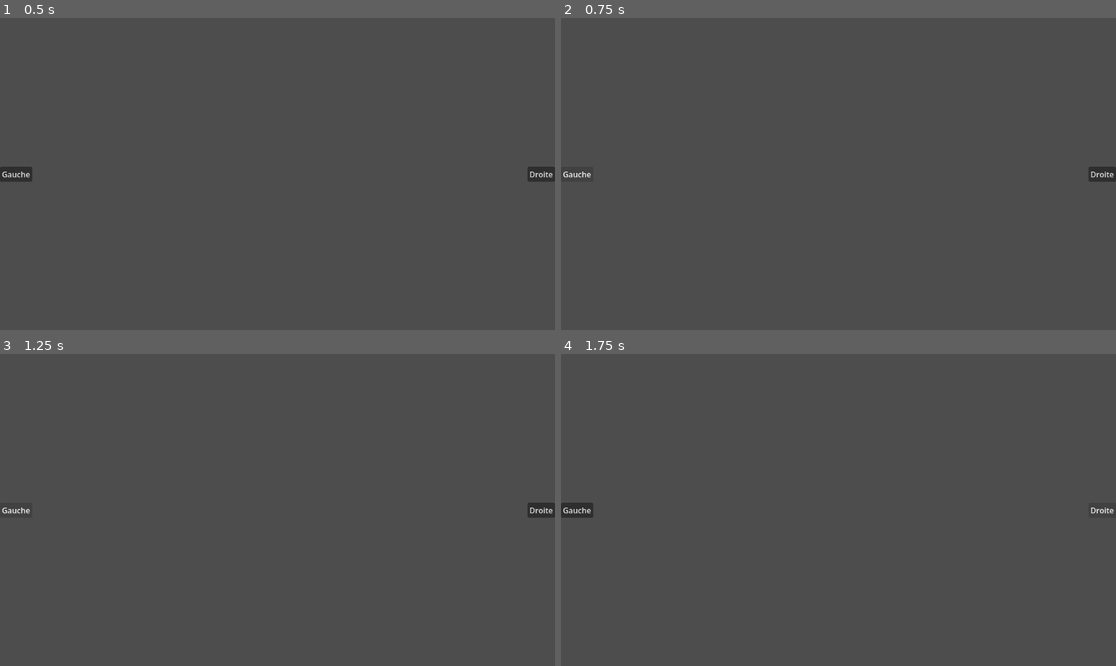
Above: before the commit, frames 1-4 (two rows, left to right).
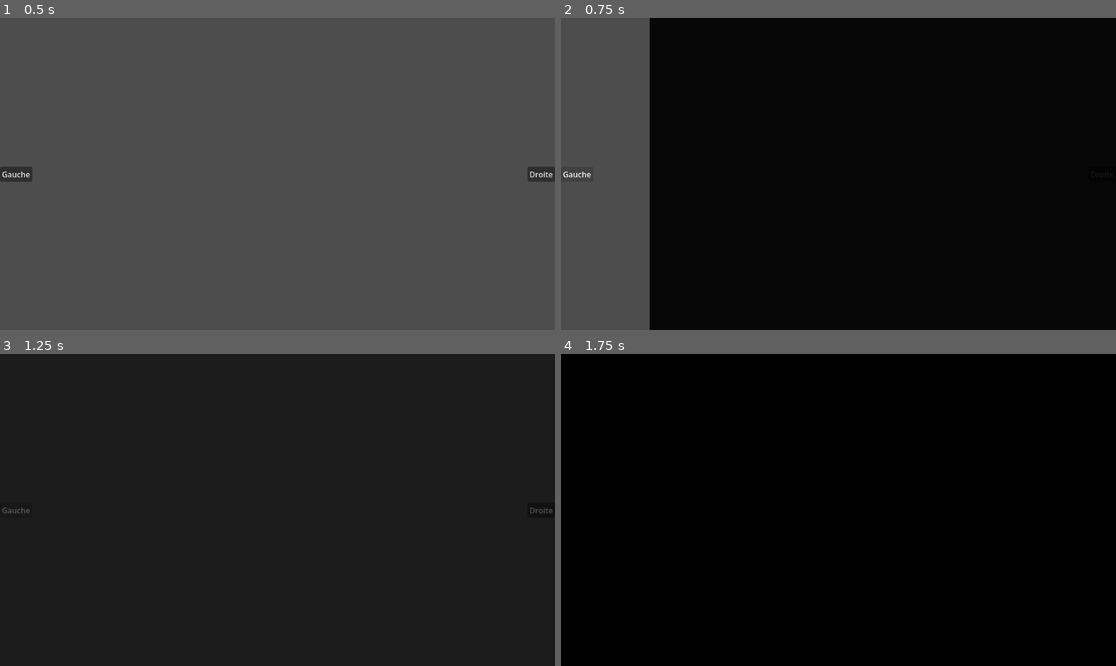
Above: after the commit, the same moments.

Repository: JasonJ13/GGJ2026
Game: Godot game, scene res://Scenes/App.tscn
Same seed, same stepped clock (60 frames per second), same inputs: the game is played once before the commit and once after it. The project has no main scene, so this scene is started directly.
Inputs:
- Up to frame 1 (0.5 s): no input
- Up to frame 2 (0.75 s): click "Gauche" at 0.5 s
- Up to frame 3 (1.25 s): no input
- Up to frame 4 (1.75 s): click "Droite" at 1.25 s

Frame 1 is identical in both runs. In frame 2, 84% of the frame differs, in the area x 16-100%, y 0-100%; in frame 3, 100%, in the area x 0-100%, y 0-100%; in frame 4, 100%.

Commit message:
Transition

Diff:
--- a/Scenes/App.tscn
+++ b/Scenes/App.tscn
@@ -2,6 +2,223 @@
 
 [ext_resource type="Script" uid="uid://3vkkdkpvex2c" path="res://Scripts/App.gd" id="1_lp4n7"]
 [ext_resource type="PackedScene" uid="uid://bdgoyj2g1b5er" path="res://Scenes/Player.tscn" id="2_pqvxe"]
+
+[sub_resource type="AnimationNodeAnimation" id="AnimationNodeAnimation_pqvxe"]
+animation = &"FadeIn"
+
+[sub_resource type="AnimationNodeAnimation" id="AnimationNodeAnimation_tcqga"]
+animation = &"FadeOutToLeft"
+
+[sub_resource type="AnimationNodeAnimation" id="AnimationNodeAnimation_r41ji"]
+animation = &"FadeOutToRight"
+
+[sub_resource type="AnimationNodeAnimation" id="AnimationNodeAnimation_3anhv"]
+animation = &"RESET"
+
+[sub_resource type="AnimationNodeStateMachineTransition" id="AnimationNodeStateMachineTransition_r41ji"]
+advance_mode = 2
+
+[sub_resource type="AnimationNodeStateMachineTransition" id="AnimationNodeStateMachineTransition_lbrif"]
+
+[sub_resource type="AnimationNodeStateMachineTransition" id="AnimationNodeStateMachineTransition_sg4pn"]
+
+[sub_resource type="AnimationNodeStateMachineTransition" id="AnimationNodeStateMachineTransition_tcqga"]
+switch_mode = 2
+advance_mode = 2
+
+[sub_resource type="AnimationNodeStateMachineTransition" id="AnimationNodeStateMachineTransition_3anhv"]
+switch_mode = 2
+advance_mode = 2
+
+[sub_resource type="AnimationNodeStateMachineTransition" id="AnimationNodeStateMachineTransition_330lp"]
+switch_mode = 2
+advance_mode = 2
+
+[sub_resource type="AnimationNodeStateMachine" id="AnimationNodeStateMachine_pqvxe"]
+states/FadeIn/node = SubResource("AnimationNodeAnimation_pqvxe")
+states/FadeIn/position = Vector2(600.4746, 99.945045)
+states/FadeOutToLeft/node = SubResource("AnimationNodeAnimation_tcqga")
+states/FadeOutToLeft/position = Vector2(480.27948, 174.68597)
+states/FadeOutToRight/node = SubResource("AnimationNodeAnimation_r41ji")
+states/FadeOutToRight/position = Vector2(480.2795, 19.7372)
+states/RESET/node = SubResource("AnimationNodeAnimation_3anhv")
+states/RESET/position = Vector2(362.0746, 100.832)
+transitions = ["Start", "RESET", SubResource("AnimationNodeStateMachineTransition_r41ji"), "RESET", "FadeOutToLeft", SubResource("AnimationNodeStateMachineTransition_lbrif"), "RESET", "FadeOutToRight", SubResource("AnimationNodeStateMachineTransition_sg4pn"), "FadeOutToRight", "FadeIn", SubResource("AnimationNodeStateMachineTransition_tcqga"), "FadeOutToLeft", "FadeIn", SubResource("AnimationNodeStateMachineTransition_3anhv"), "FadeIn", "RESET", SubResource("AnimationNodeStateMachineTransition_330lp")]
+graph_offset = Vector2(116.07456, 3.9672985)
+
+[sub_resource type="Animation" id="Animation_tcqga"]
+resource_name = "FadeIn"
+length = 0.5
+tracks/0/type = "value"
+tracks/0/imported = false
+tracks/0/enabled = true
+tracks/0/path = NodePath("ColorRect:color")
+tracks/0/interp = 1
+tracks/0/loop_wrap = true
+tracks/0/keys = {
+"times": PackedFloat32Array(0, 0.2, 0.5),
+"transitions": PackedFloat32Array(1, 2, 1),
+"update": 0,
+"values": [Color(0, 0, 0, 1), Color(0, 0, 0, 1), Color(0, 0, 0, 0)]
+}
+tracks/1/type = "value"
+tracks/1/imported = false
+tracks/1/enabled = true
+tracks/1/path = NodePath("ColorRect:mouse_filter")
+tracks/1/interp = 1
+tracks/1/loop_wrap = true
+tracks/1/keys = {
+"times": PackedFloat32Array(0, 0.3),
+"transitions": PackedFloat32Array(1, 1),
+"update": 1,
+"values": [0, 2]
+}
+tracks/2/type = "method"
+tracks/2/imported = false
+tracks/2/enabled = true
+tracks/2/path = NodePath(".")
+tracks/2/interp = 1
+tracks/2/loop_wrap = true
+tracks/2/keys = {
+"times": PackedFloat32Array(0.3),
+"transitions": PackedFloat32Array(1),
+"values": [{
+"args": [],
+"method": &"new_room"
+}]
+}
+
+[sub_resource type="Animation" id="Animation_3anhv"]
+resource_name = "FadeOut"
+length = 0.25
+tracks/0/type = "value"
+tracks/0/imported = false
+tracks/0/enabled = true
+tracks/0/path = NodePath("ColorRect:color")
+tracks/0/interp = 1
+tracks/0/loop_wrap = true
+tracks/0/keys = {
+"times": PackedFloat32Array(0, 0.25),
+"transitions": PackedFloat32Array(1, 1),
+"update": 0,
+"values": [Color(0, 0, 0, 0), Color(0, 0, 0, 1)]
+}
+tracks/1/type = "value"
+tracks/1/imported = false
+tracks/1/enabled = true
+tracks/1/path = NodePath("ColorRect:mouse_filter")
+tracks/1/interp = 1
+tracks/1/loop_wrap = true
+tracks/1/keys = {
+"times": PackedFloat32Array(0, 0.25),
+"transitions": PackedFloat32Array(1, 1),
+"update": 1,
+"values": [0, 0]
+}
+
+[sub_resource type="Animation" id="Animation_3vx3j"]
+resource_name = "FadeOutToLeft"
+length = 0.25
+tracks/0/type = "value"
+tracks/0/imported = false
+tracks/0/enabled = true
+tracks/0/path = NodePath("ColorRect:color")
+tracks/0/interp = 1
+tracks/0/loop_wrap = true
+tracks/0/keys = {
+"times": PackedFloat32Array(0, 0.25),
+"transitions": PackedFloat32Array(0.5, 2),
+"update": 0,
+"values": [Color(0, 0, 0, 0.39215687), Color(0, 0, 0, 1)]
+}
+tracks/1/type = "value"
+tracks/1/imported = false
+tracks/1/enabled = true
+tracks/1/path = NodePath("ColorRect:position")
+tracks/1/interp = 1
+tracks/1/loop_wrap = true
+tracks/1/keys = {
+"times": PackedFloat32Array(0, 0.25),
+"transitions": PackedFloat32Array(0.5, 2),
+"update": 0,
+"values": [Vector2(1152, 0), Vector2(0, 0)]
+}
+
+[sub_resource type="Animation" id="Animation_pqvxe"]
+resource_name = "FadeOutToRight"
+length = 0.25
+tracks/0/type = "value"
+tracks/0/imported = false
+tracks/0/enabled = true
+tracks/0/path = NodePath("ColorRect:color")
+tracks/0/interp = 1
+tracks/0/loop_wrap = true
+tracks/0/keys = {
+"times": PackedFloat32Array(0, 0.25),
+"transitions": PackedFloat32Array(0.5, 2),
+"update": 0,
+"values": [Color(0, 0, 0, 0.39215687), Color(0, 0, 0, 1)]
+}
+tracks/1/type = "value"
+tracks/1/imported = false
+tracks/1/enabled = true
+tracks/1/path = NodePath("ColorRect:position")
+tracks/1/interp = 1
+tracks/1/loop_wrap = true
+tracks/1/keys = {
+"times": PackedFloat32Array(0, 0.25),
+"transitions": PackedFloat32Array(0.5, 2),
+"update": 0,
+"values": [Vector2(-1152, 0), Vector2(0, 0)]
+}
+
+[sub_resource type="Animation" id="Animation_r41ji"]
+length = 0.001
+tracks/0/type = "value"
+tracks/0/imported = false
+tracks/0/enabled = true
+tracks/0/path = NodePath("ColorRect:color")
+tracks/0/interp = 1
+tracks/0/loop_wrap = true
+tracks/0/keys = {
+"times": PackedFloat32Array(0),
+"transitions": PackedFloat32Array(1),
+"update": 0,
+"values": [Color(0, 0, 0, 0)]
+}
+tracks/1/type = "value"
+tracks/1/imported = false
+tracks/1/enabled = true
+tracks/1/path = NodePath("ColorRect:mouse_filter")
+tracks/1/interp = 1
+tracks/1/loop_wrap = true
+tracks/1/keys = {
+"times": PackedFloat32Array(0),
+"transitions": PackedFloat32Array(1),
+"update": 1,
+"values": [2]
+}
+tracks/2/type = "value"
+tracks/2/imported = false
+tracks/2/enabled = true
+tracks/2/path = NodePath("ColorRect:position")
+tracks/2/interp = 1
+tracks/2/loop_wrap = true
+tracks/2/keys = {
+"times": PackedFloat32Array(0),
+"transitions": PackedFloat32Array(1),
+"update": 0,
+"values": [Vector2(0, 0)]
+}
+
+[sub_resource type="AnimationLibrary" id="AnimationLibrary_lbrif"]
+_data = {
+&"FadeIn": SubResource("Animation_tcqga"),
+&"FadeOut": SubResource("Animation_3anhv"),
+&"FadeOutToLeft": SubResource("Animation_3vx3j"),
+&"FadeOutToRight": SubResource("Animation_pqvxe"),
+&"RESET": SubResource("Animation_r41ji")
+}
 
 [node name="App" type="Control" unique_id=423688090]
 layout_mode = 3
@@ -15,5 +232,22 @@
 [node name="Player" parent="." unique_id=2132586905 instance=ExtResource("2_pqvxe")]
 layout_mode = 1
 
+[node name="AnimationTree" type="AnimationTree" parent="." unique_id=2088530074]
+tree_root = SubResource("AnimationNodeStateMachine_pqvxe")
+anim_player = NodePath("../AnimationPlayer")
+
+[node name="AnimationPlayer" type="AnimationPlayer" parent="." unique_id=947932303]
+libraries/ = SubResource("AnimationLibrary_lbrif")
+
+[node name="ColorRect" type="ColorRect" parent="." unique_id=1046974820]
+layout_mode = 1
+anchors_preset = 15
+anchor_right = 1.0
+anchor_bottom = 1.0
+grow_horizontal = 2
+grow_vertical = 2
+mouse_filter = 2
+color = Color(0, 0, 0, 0)
+
 [connection signal="left" from="Player" to="." method="enter_left_room"]
 [connection signal="right" from="Player" to="." method="enter_right_room"]
--- a/Scenes/Monster/Monster.tscn
+++ b/Scenes/Monster/Monster.tscn
@@ -1,9 +1,8 @@
 [gd_scene format=3 uid="uid://dhjojrg00b857"]
 
-[node name="Control" type="Control" unique_id=95873439]
+[ext_resource type="Script" uid="uid://bv2mcn8kod5w" path="res://Scripts/Monster/monster.gd" id="1_o74e3"]
+
+[node name="Monster" type="Control" unique_id=95873439]
 layout_mode = 3
-anchors_preset = 15
-anchor_right = 1.0
-anchor_bottom = 1.0
-grow_horizontal = 2
-grow_vertical = 2
+anchors_preset = 0
+script = ExtResource("1_o74e3")
--- a/Script/Player.gd
+++ b/Script/Player.gd
@@ -14,10 +14,8 @@
 
 
 func _on_left_button_pressed() -> void:
-	print("gauche")
 	left.emit()
 
 
 func _on_right_button_pressed() -> void:
-	print("droite")
 	right.emit()
--- a/Scripts/App.gd
+++ b/Scripts/App.gd
@@ -2,28 +2,61 @@
 
 @export var isdebug : bool = true
 
-var testRoom : Resource
+@onready var animationTree : AnimationTree = $AnimationTree
+@onready var animationMode = animationTree.get("parameters/playback")
 
 var currentRoom : Room
+var testRoomRess : Resource
+var onMouvement : bool = false
+
+var MonsterLocation : Room
+@export var MonsterCooldown : int
+var MonsterTimer : int
 
 # Called when the node enters the scene tree for the first time.
 func _ready() -> void:
 
 	if isdebug :
-		testRoom = preload("res://Scenes/Room/TestRoom.tscn")
+		testRoomRess = preload("res://Scenes/Room/TestRoom.tscn")
 
-		enter_room(testRoom.instantiate(), false)
+		var testRoom1 = testRoomRess.instantiate()
+		testRoom1.set_num(1)
+		var testRoom2 = testRoomRess.instantiate()
+		testRoom2.set_num(2)
+		testRoom1.set_right_room(testRoom2)
+		testRoom2.set_left_room(testRoom1)
+		var testRoom3 = testRoomRess.instantiate()
+		testRoom3.set_num(3)
+		testRoom2.set_right_room(testRoom3)
+		testRoom3.set_left_room(testRoom2)
+		var testRoom4 = testRoomRess.instantiate()
+		testRoom4.set_num(4)
+		testRoom3.set_right_room(testRoom4)
+		testRoom4.set_left_room(testRoom3)
+		testRoom4.set_right_room(testRoom1)
+		testRoom1.set_left_room(testRoom4)
+
+		enter_room(testRoom1, false)
 
 func enter_room(new_room : Room, not_first_room = true) -> void:
+	onMouvement = true
+	print(new_room)
 	if not_first_room :
 		self.remove_child(currentRoom)
 
 	currentRoom = new_room
 	add_child(currentRoom)
-	print(currentRoom)
+
+
+
 
 func enter_left_room() -> void :
+	animationMode.travel("FadeOutToLeft")
 	enter_room(currentRoom.get_left_room())
 
 func enter_right_room() -> void :
+	animationMode.travel("FadeOutToRight")
 	enter_room(currentRoom.get_right_room())
+
+func new_room() -> void :
+	print("enter a new room")
--- /dev/null
+++ b/Scripts/Monster/Mask/Mask.gd
@@ -0,0 +1,2 @@
+extends Node
+class_name Mask
--- /dev/null
+++ b/Scripts/Monster/monster.gd
@@ -0,0 +1,3 @@
+extends Control
+
+var mask : Mask
--- a/Scripts/Room/TestRoom.gd
+++ b/Scripts/Room/TestRoom.gd
@@ -8,7 +8,10 @@
 
 
 
-func _ready() -> void:
-	name_room = "Test Room"
+func _init() -> void:
+	name_room = "Test Room "
 	set_left_room(self)
 	set_right_room(self)
+
+func set_num(num : int) :
+	name_room = name_room + str(num)
Not shown, added: Scripts/Monster/Mask/Mask.gd.uid
Not shown, added: Scripts/Monster/monster.gd.uid
